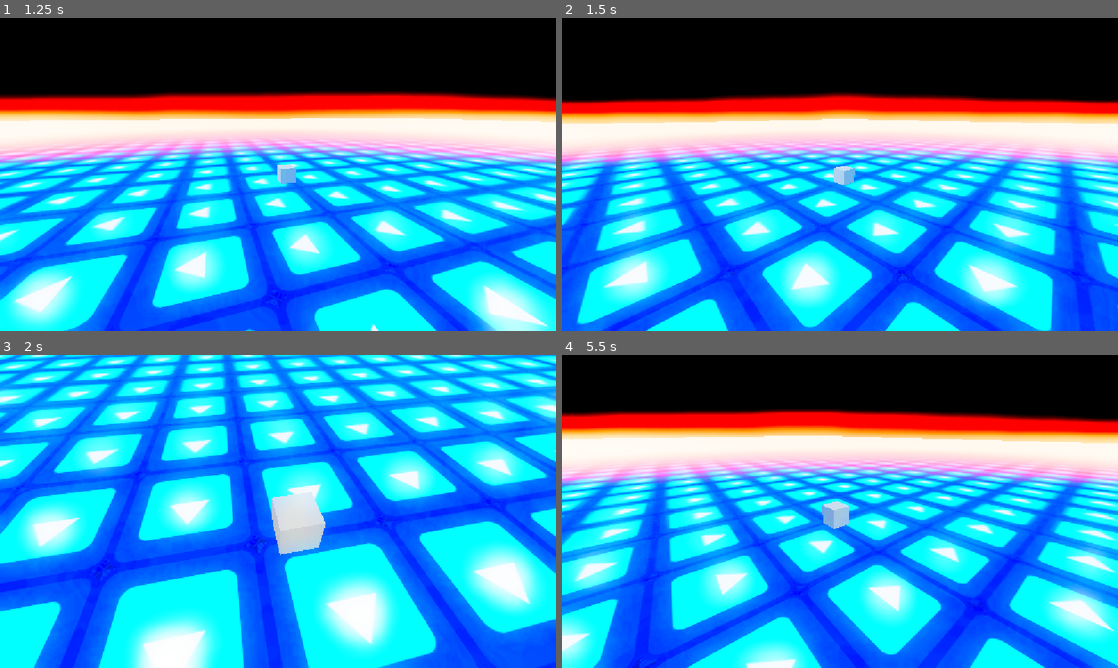
Above: before the commit, frames 1-4 (two rows, left to right).
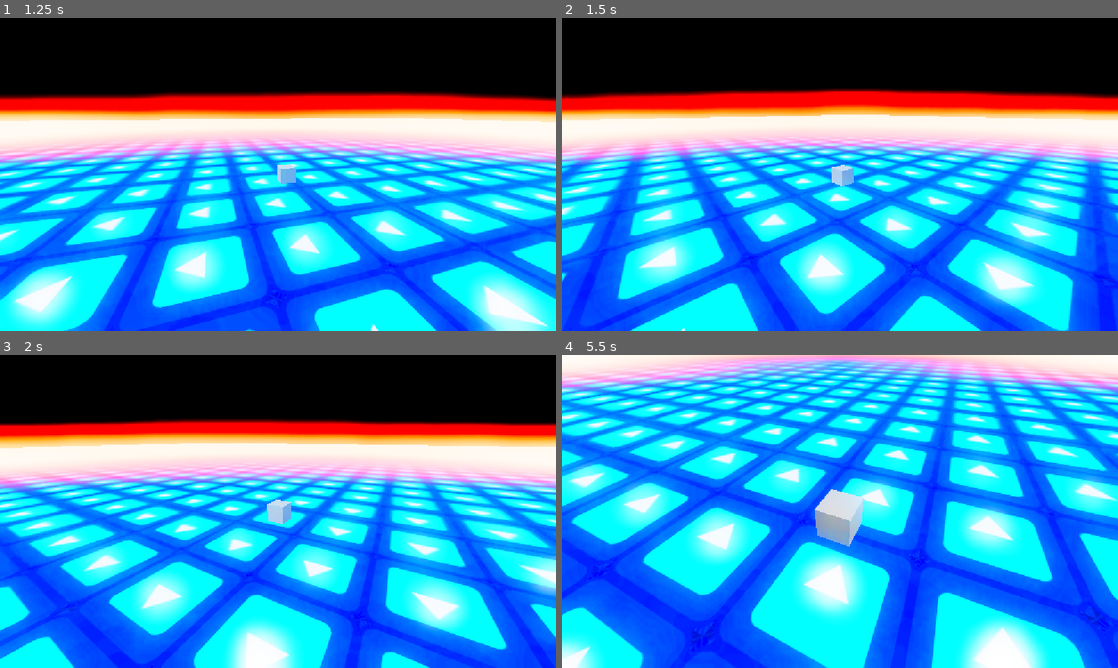
Above: after the commit, the same moments.

Repository: officialErnests/trih-3azel
Game: Godot game, scene res://Scenes/game.tscn
The game is run twice, just before and just after one commit, with the same random seed, the same clock (stepped at 60 frames per second) and the same inputs. The engine's default icon, where the game draws it, is replaced by a stand-in: a white triangle on a blue panel in a dark square.
Inputs:
- Up to frame 1 (1.25 s): tap Enter at 0.5 s; hold D (Right) from 0.53 s (still down); tap W (Foward) at 0.6 s; tap Space (Jump) at 0.77 s
- Up to frame 2 (1.5 s): release D (Right) at 1.28 s; hold S (Backward) from 1.28 s (still down); tap W (Foward) at 1.35 s
- Up to frame 3 (2 s): keep holding S (Backward); tap Space (Jump) at 1.52 s
- Up to frame 4 (5.5 s): release S (Backward) at 2.03 s; hold D (Right) 2.03-3.53 s; tap W (Foward) every 0.75 s from 2.1 to 5.1 s; tap Space (Jump) at 3.02, 3.77, 4.52 s; hold A (Left) 3.53-5.03 s; hold S (Backward) from 5.03 s (still down)

Frame 1 is identical in both runs. In frame 2, 53% of the frame differs, in the area x 0-100%, y 22-100%; in frame 3, 88%; in frame 4, 90%, in the area x 0-100%, y 0-100%.

Commit message:
Ending today w 3hr 20min :))

Diff:
--- a/Scenes/Rabbit.tscn
+++ b/Scenes/Rabbit.tscn
@@ -17,6 +17,8 @@
 START_MOVE_FAST_SLOW_DOWN = 4.0
 START_MOVE_SPEED_BOOST = 20.0
 FAST_RUN_SPEED = 4.0
+QUICK_STOP_SLOW_DOWN_TIME = 0.5
+QUICK_STOP_SLOW_SPEED = 5.0
 
 [node name="CollisionShape3D" type="CollisionShape3D" parent="."]
 shape = SubResource("SphereShape3D_rtlo7")
--- a/Scripts/rabbit.gd
+++ b/Scripts/rabbit.gd
@@ -7,6 +7,7 @@
 	STILL,
 	START_MOVE,
 	START_DASH,
+	QUICK_STOP,
 	RUNNING,
 	STOPING,
 	multiplyVelocity2D,
@@ -40,6 +41,11 @@
 @export_subgroup("FAST_RUN")
 @export var FAST_RUN_SPEED: float = 2
 @export var FAST_RUN_SLOW_DOWN: float = 2
+#-QUICK_STOP
+@export_subgroup("QUICK_STOP")
+@export var QUICK_STOP_SLOW_DOWN_TIME: float = 2
+@export var QUICK_STOP_SLOW_SPEED: float = 2
+# @export var QUICK_STOP_SLOW_SPEED: float = 2
 
 
 # Internal variables
@@ -47,6 +53,9 @@
 var curent_player_state = PLAYER_STATES.STILL
 #-START_MOVE
 var start_move = START_MOVE_TIME
+#-QUICK_STOP
+var slow_down_timer = QUICK_STOP_SLOW_DOWN_TIME
+var speed_before = 0
 func _physics_process(delta: float) -> void:
 	#Inputs
 	var input_dir := Input.get_vector("Left", "Right", "Foward", "Backward")
@@ -84,6 +93,7 @@
 				if abs(velocity.x) + abs(velocity.z) < 1:
 					velocity.x = 0
 					velocity.z = 0
+					# Switch states
 					start_move = START_MOVE_TIME
 					curent_player_state = PLAYER_STATES.STILL
 			move_and_slide()
@@ -93,7 +103,26 @@
 				add_velocity(delta, direction, FAST_RUN_SPEED)
 				multiplyVelocity2D(1 - (delta * FAST_RUN_SLOW_DOWN))
 			else:
-				pass
+				# Switch states
+				curent_player_state = PLAYER_STATES.QUICK_STOP
+
+			move_and_slide()
+
+		PLAYER_STATES.QUICK_STOP:
+			slow_down_timer -= delta
+			speed_before = max(velocity.length(), speed_before)
+			var vel_mul = Vector2(velocity.x, velocity.z).normalized() * QUICK_STOP_SLOW_SPEED
+			velocity.x = vel_mul.x
+			velocity.z = vel_mul.y
+			if slow_down_timer <= 0:
+				if direction:
+					add_velocity(delta, direction, speed_before)
+				else:
+					# Switch states
+					velocity = Vector3.ZERO
+					speed_before = 0
+					slow_down_timer = QUICK_STOP_SLOW_DOWN_TIME
+					curent_player_state = PLAYER_STATES.STILL
 			move_and_slide()
 		_:
 			pass
